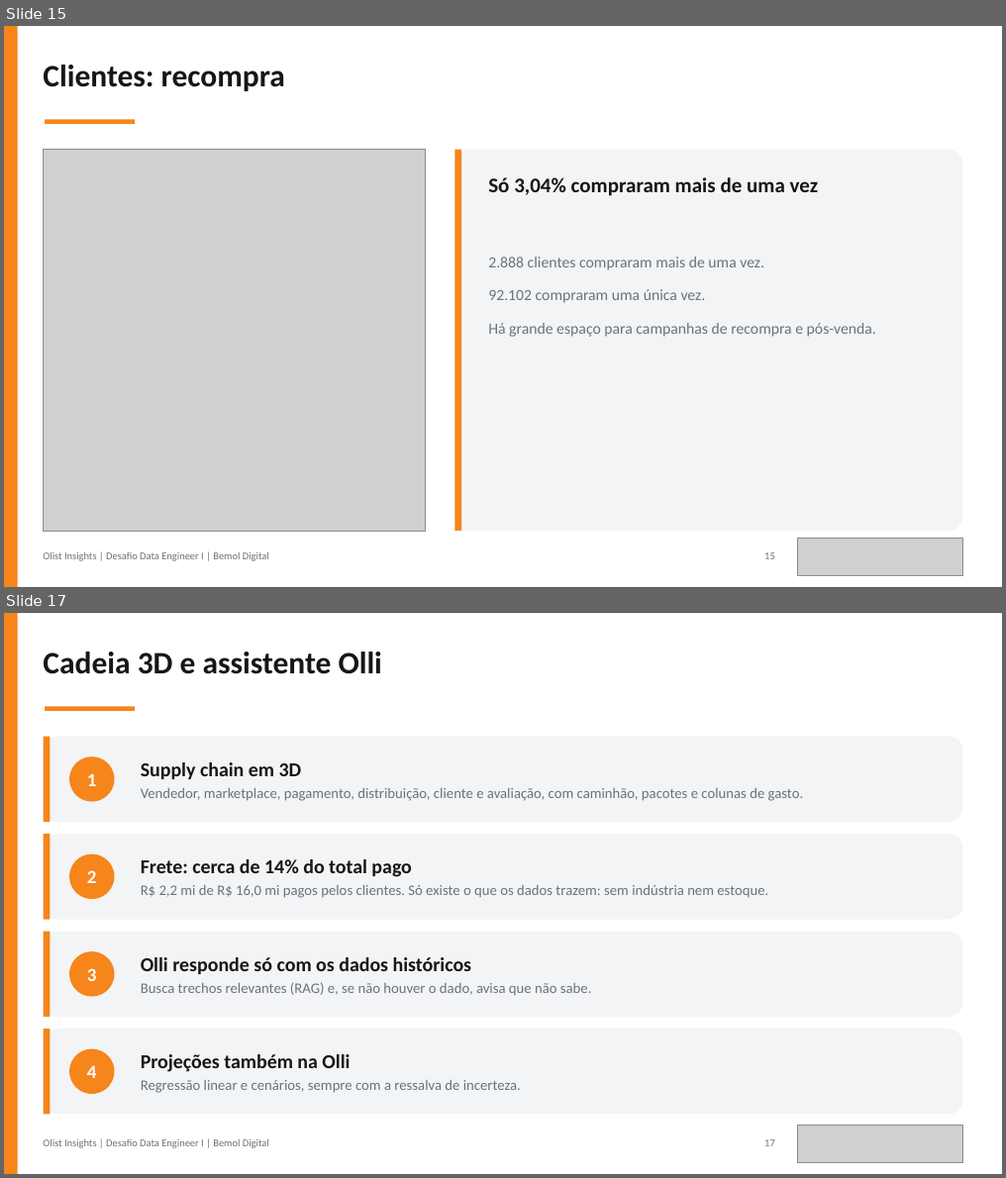
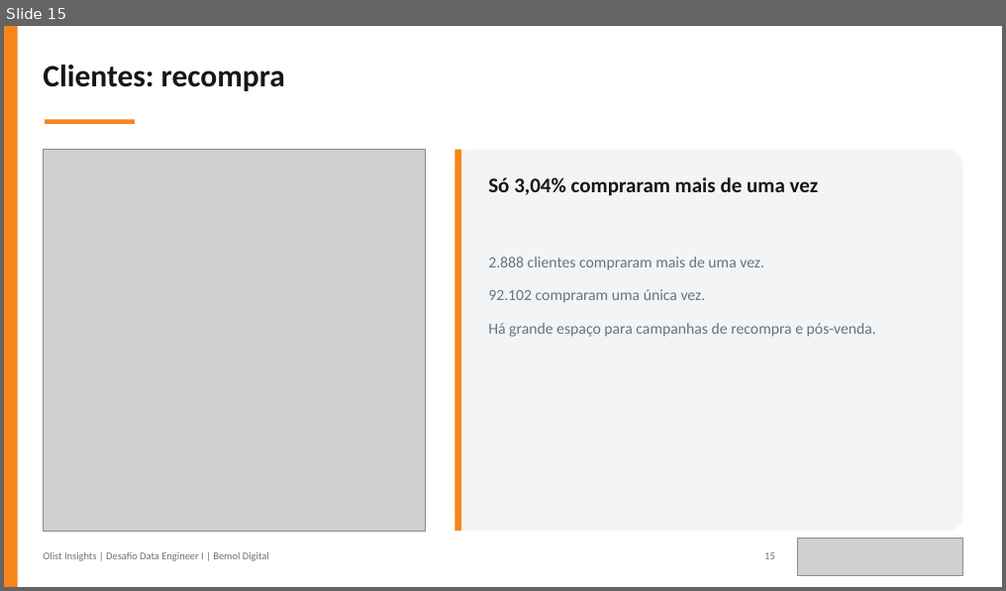
Before and after one commit to JulianaBallin/data-engineer-challenge, a slide deck: docs/apresentacao/apresentacao-olist.pptx. Shown one above the other, each under a label of ours: slides 15 and 17 before the commit, slide 15 after it; the slides between them are not shown. The pictures are 1006x1178 and 1006x591 pixels, drawn with LibreOffice and Linux fonts; fonts in the diff are those of the drawing; grey boxes stand for pictures. Boxes give left, top, right and bottom in pixels: in the first picture for what was removed or moved away, otherwise in the second. Text is boxed around its words. In the diff, an @@ line names an element or a change of style, - is before the commit and + after.

Commit message:
feat(web): dashboard and 3D chain redesign, own icons, new brand mark; docs(slides): login, Olli and chain on one slide

```diff
--- a/docs/apresentacao/apresentacao-olist.pptx
+++ b/docs/apresentacao/apresentacao-olist.pptx
@@ slide 17 removed at box(4, 613, 1002, 1174), background #FFFFFF @@
@@ rectangle removed at box(4, 613, 18, 1174) @@
@@ text removed at box(43, 652, 382, 674) @@
-Cadeia 3D e assistente Olli
@@ rectangle removed at box(45, 707, 135, 711) @@
@@ rounded rectangle removed at box(43, 737, 962, 822) @@
@@ rectangle removed at box(43, 737, 50, 822) @@
@@ ellipse removed at box(69, 757, 114, 802) @@
-1
@@ text removed at box(141, 762, 804, 801) @@
-Supply chain em 3D
-Vendedor, marketplace, pagamento, distribuição, cliente e avaliação, com caminhão, pacotes e colunas de gasto.
@@ rounded rectangle removed at box(43, 834, 962, 919) @@
@@ rectangle removed at box(43, 834, 50, 919) @@
@@ ellipse removed at box(69, 854, 114, 899) @@
-2
@@ text removed at box(141, 860, 768, 898) @@
-Frete: cerca de 14% do total pago
-R$ 2,2 mi de R$ 16,0 mi pagos pelos clientes. Só existe o que os dados trazem: sem indústria nem estoque.
@@ rounded rectangle removed at box(43, 931, 962, 1017) @@
@@ rectangle removed at box(43, 931, 50, 1017) @@
@@ ellipse removed at box(69, 953, 114, 997) @@
-3
@@ text removed at box(141, 958, 592, 996) @@
-Olli responde só com os dados históricos
-Busca trechos relevantes (RAG) e, se não houver o dado, avisa que não sabe.
@@ rounded rectangle removed at box(43, 1029, 962, 1115) @@
@@ rectangle removed at box(43, 1029, 50, 1115) @@
@@ ellipse removed at box(69, 1050, 114, 1094) @@
-4
@@ text removed at box(141, 1055, 521, 1093) @@
-Projeções também na Olli
-Regressão linear e cenários, sempre com a ressalva de incerteza.
@@ text removed at box(43, 1140, 269, 1149) @@
-Olist Insights | Desafio Data Engineer I | Bemol Digital
@@ text removed at box(764, 1140, 775, 1147) @@
-17
@@ picture removed at box(798, 1126, 963, 1163) @@
```
Also in this commit, not shown: 1 slide changed, 1 slide added, 2 other slides removed, 22 other files.
